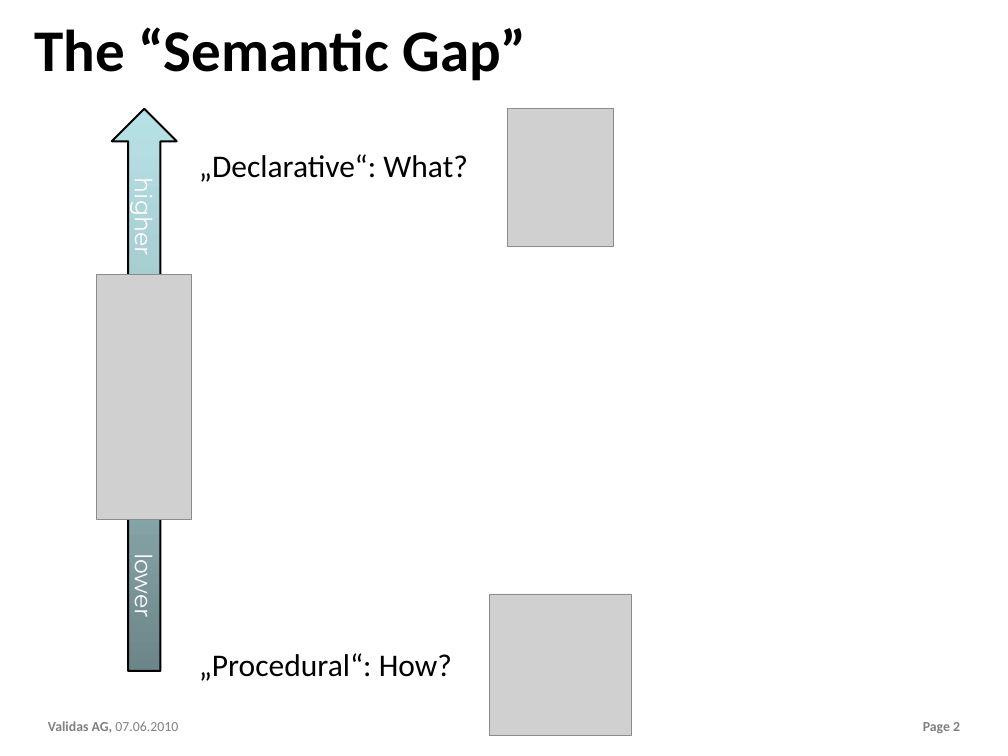
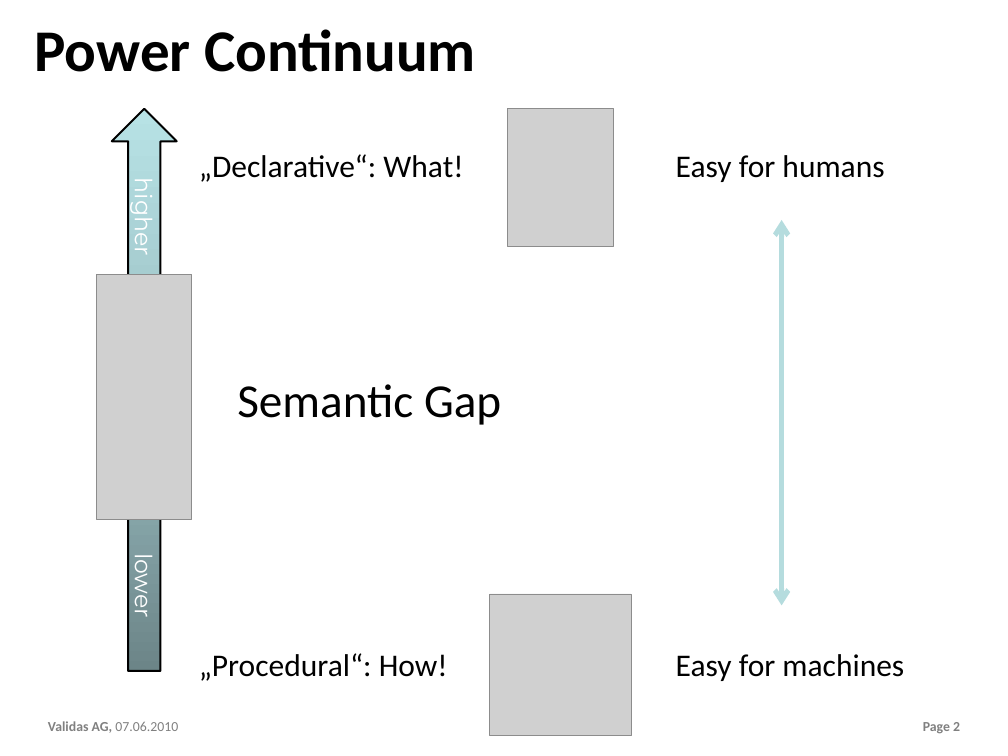
Before and after one commit to theoremprover/chess, a slide deck: slide 2 of ppt/Chess200.pptx. Drawn at 1008x756 pixels with LibreOffice and Linux fonts; fonts in the diff are those of the drawing; grey boxes stand for pictures; background and template pictures are left out. Boxes give left, top, right and bottom in pixels: in the first picture for what was removed or moved away, otherwise in the second. Text is boxed around its words. In the diff, an @@ line names an element or a change of style, - is before the commit and + after.

```diff
--- a/ppt/Chess200.pptx
+++ b/ppt/Chess200.pptx
@@ title at [34, 29, 476, 72]: text changed @@
-The “Semantic Gap”
+Power Continuum
@@ text at [199, 154, 463, 182]: text changed @@
-„Declarative“: What?
+„Declarative“: What!
@@ text added at [676, 155, 884, 182], 32 pt, text #000000 @@
+Easy for humans
@@ double arrow added from (782, 220) to (782, 605), #B6DCDF 5 pt @@
@@ text added at [237, 384, 501, 425], 48 pt, text #000000 @@
+Semantic Gap
@@ text at [199, 653, 448, 681]: text changed @@
-„Procedural“: How?
+„Procedural“: How!
@@ text added at [676, 654, 904, 681], 32 pt, text #000000 @@
+Easy for machines
```
Also in this commit, not shown: 6 other slides changed.
